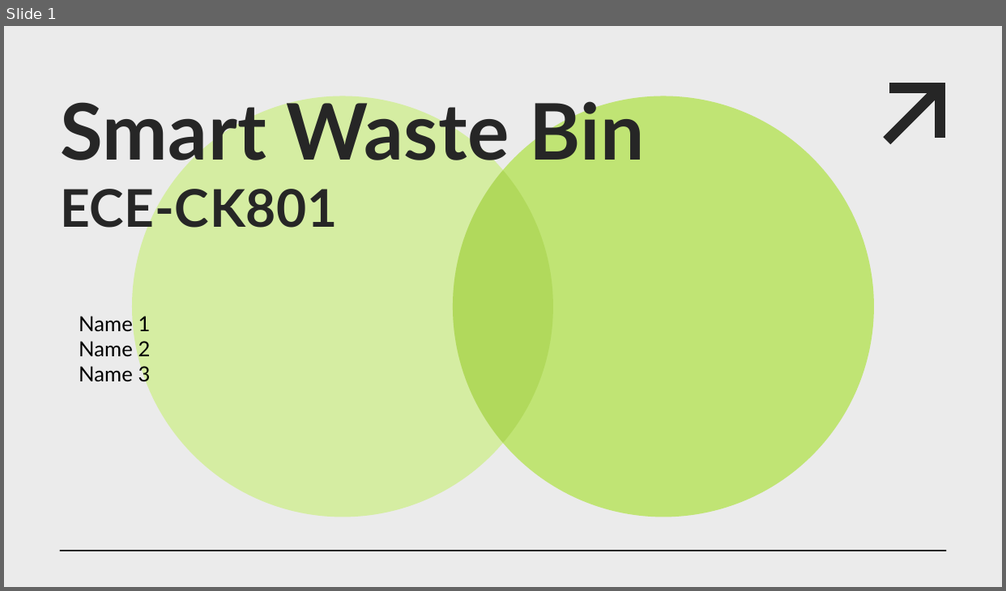
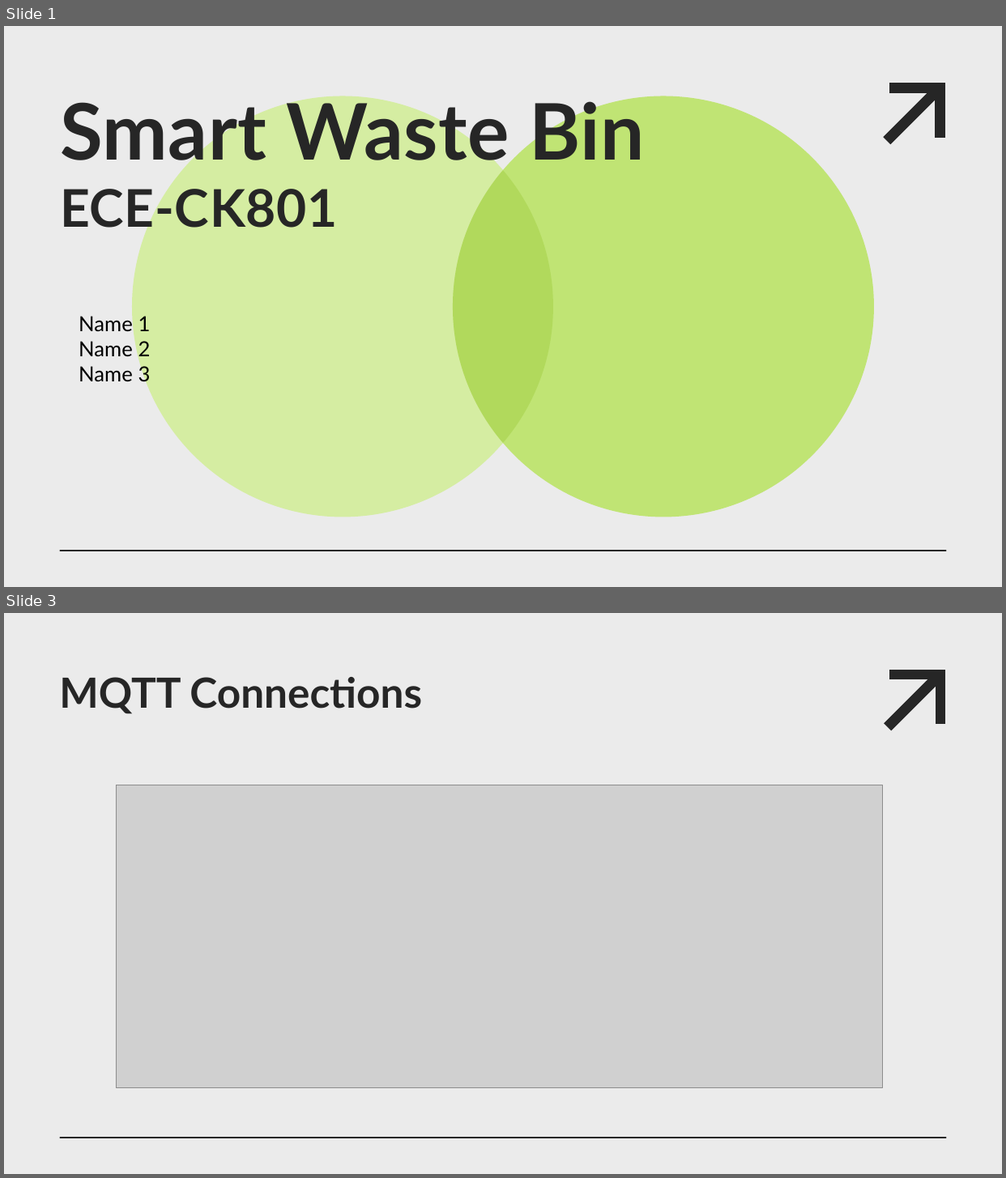
Before and after one commit to jimfil/smartWasteBinProject, a slide deck: presentation/team05_presentation.pptx. Shown one above the other, each under a label of ours: slide 1 before the commit, slides 1 and 3 after it; the slides between them are not shown. The pictures are 1006x591 and 1006x1178 pixels, drawn with LibreOffice and Linux fonts; fonts in the diff are those of the drawing; grey boxes stand for pictures. Boxes give left, top, right and bottom in pixels: in the first picture for what was removed or moved away, otherwise in the second. Text is boxed around its words. In the diff, an @@ line names an element or a change of style, - is before the commit and + after.

```diff
--- a/presentation/team05_presentation.pptx
+++ b/presentation/team05_presentation.pptx
@@ slide 3 added at [4, 613, 1002, 1174], background #EBEBEB; not listed: 1 template element that a slide beside it also shows @@
@@ title added at [59, 677, 422, 714], 40 pt, text #262626, bold @@
+MQTT Connections
@@ line added from (891, 723) to (936, 679), #262626 10 pt @@
@@ line added from (895, 675) to (940, 675), #262626 10 pt @@
@@ line added from (940, 675) to (940, 719), #262626 10 pt @@
@@ picture added at [117, 786, 884, 1088] @@
@@ line added from (60, 1138) to (376, 1138), #EBEBEB 1.5 pt @@
```
Also in this commit, not shown: 1 slide changed, 3 other slides added, 11 slides removed.
